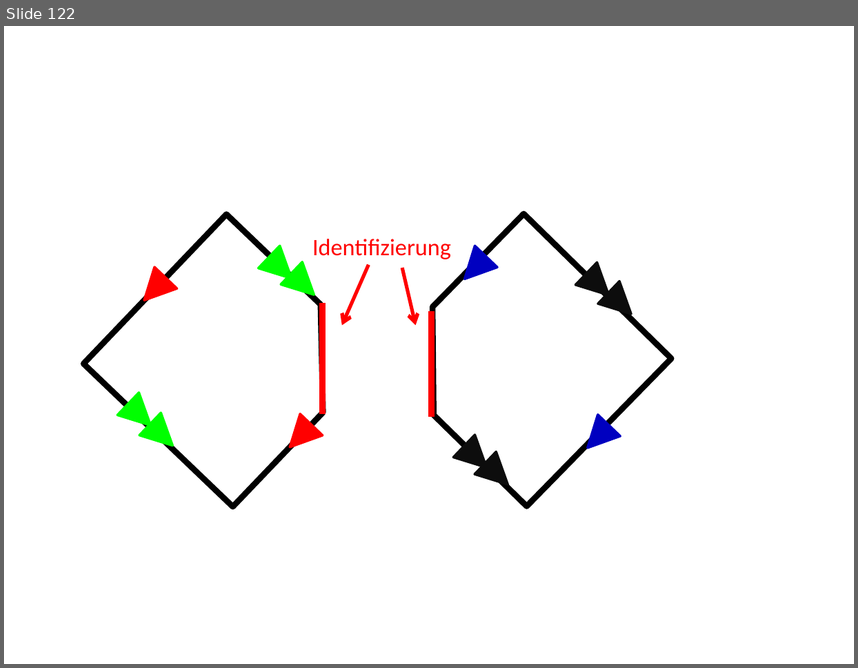
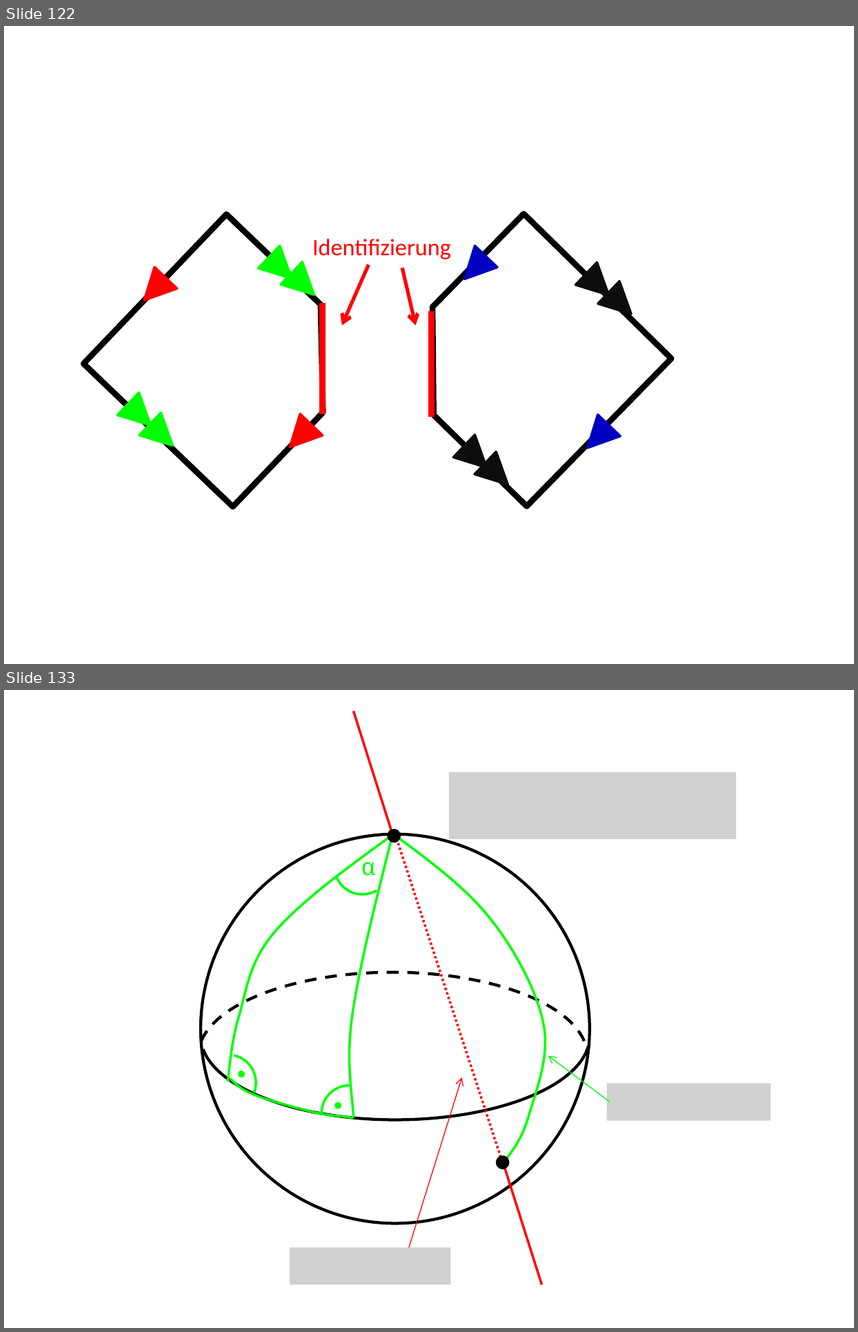
Before and after one commit to lutteropp/GeoTopo, a slide deck: images/Bilder.pptx. Shown one above the other, each under a label of ours: slide 122 before the commit, slides 122 and 133 after it; the slides between them are not shown. The pictures are 858x668 and 858x1332 pixels, drawn with LibreOffice and Linux fonts; fonts in the diff are those of the drawing; grey boxes stand for pictures. Boxes give left, top, right and bottom in pixels: in the first picture for what was removed or moved away, otherwise in the second. Text is boxed around its words. In the diff, an @@ line names an element or a change of style, - is before the commit and + after.

```diff
--- a/images/Bilder.pptx
+++ b/images/Bilder.pptx
@@ slide 133 added at (x1=4, y1=690, x2=854, y2=1328), background #FFFFFF @@
@@ line added from (392, 834) to (353, 711), #FF0000 2 pt @@
@@ picture added at (x1=448, y1=771, x2=736, y2=839) @@
@@ ellipse added at (x1=201, y1=834, x2=590, y2=1223), outline #000000 2.5 pt @@
@@ arc (boxed as its full ellipse) added at (x1=324, y1=827, x2=401, y2=905), outline #00FF00 2 pt @@
@@ freeform shape added at (x1=349, y1=834, x2=392, y2=1118), outline #00FF00 2 pt @@
@@ ellipse added at (x1=388, y1=829, x2=401, y2=842), fill #000000 @@
@@ freeform shape added at (x1=394, y1=834, x2=546, y2=1161), outline #00FF00 2 pt @@
@@ line added from (395, 834) to (503, 1163), #FF0000 2 pt dashed @@
@@ freeform shape added at (x1=228, y1=836, x2=391, y2=1081), outline #00FF00 2 pt @@
@@ text added at (x1=361, y1=853, x2=376, y2=876), 20 pt, text #00FF00 @@
+α
@@ arc (boxed as its full ellipse) added at (x1=201, y1=953, x2=590, y2=1119), outline #000000 2.5 pt @@
@@ arc (boxed as its full ellipse) added at (x1=199, y1=972, x2=588, y2=1138), outline #000000 2.5 pt dashed @@
@@ arc (boxed as its full ellipse) added at (x1=195, y1=1049, x2=262, y2=1116), outline #00FF00 2 pt @@
@@ arrow added from (610, 1101) to (548, 1056), #00FF00 0.75 pt @@
@@ freeform shape added at (x1=231, y1=1078, x2=353, y2=1118), outline #00FF00 2 pt @@
@@ ellipse added at (x1=238, y1=1070, x2=245, y2=1077), fill #00FF00 @@
@@ arrow added from (408, 1247) to (462, 1078), #FF0000 0.75 pt @@
@@ picture added at (x1=606, y1=1083, x2=771, y2=1120) @@
@@ arc (boxed as its full ellipse) added at (x1=321, y1=1085, x2=377, y2=1141), outline #00FF00 2 pt @@
@@ ellipse added at (x1=335, y1=1101, x2=341, y2=1108), fill #00FF00 @@
@@ ellipse added at (x1=496, y1=1155, x2=510, y2=1169), fill #000000 @@
@@ line added from (542, 1284) to (503, 1161), #FF0000 2 pt @@
@@ picture added at (x1=290, y1=1247, x2=450, y2=1284) @@
```
Also in this commit, not shown: 11 other slides added, 1 slide removed, 20 other files.
